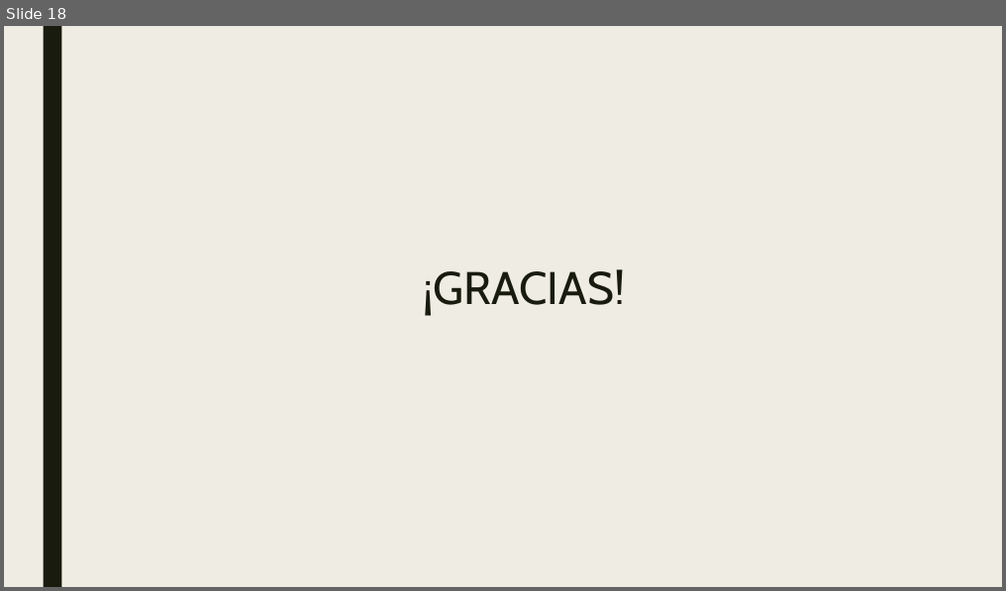
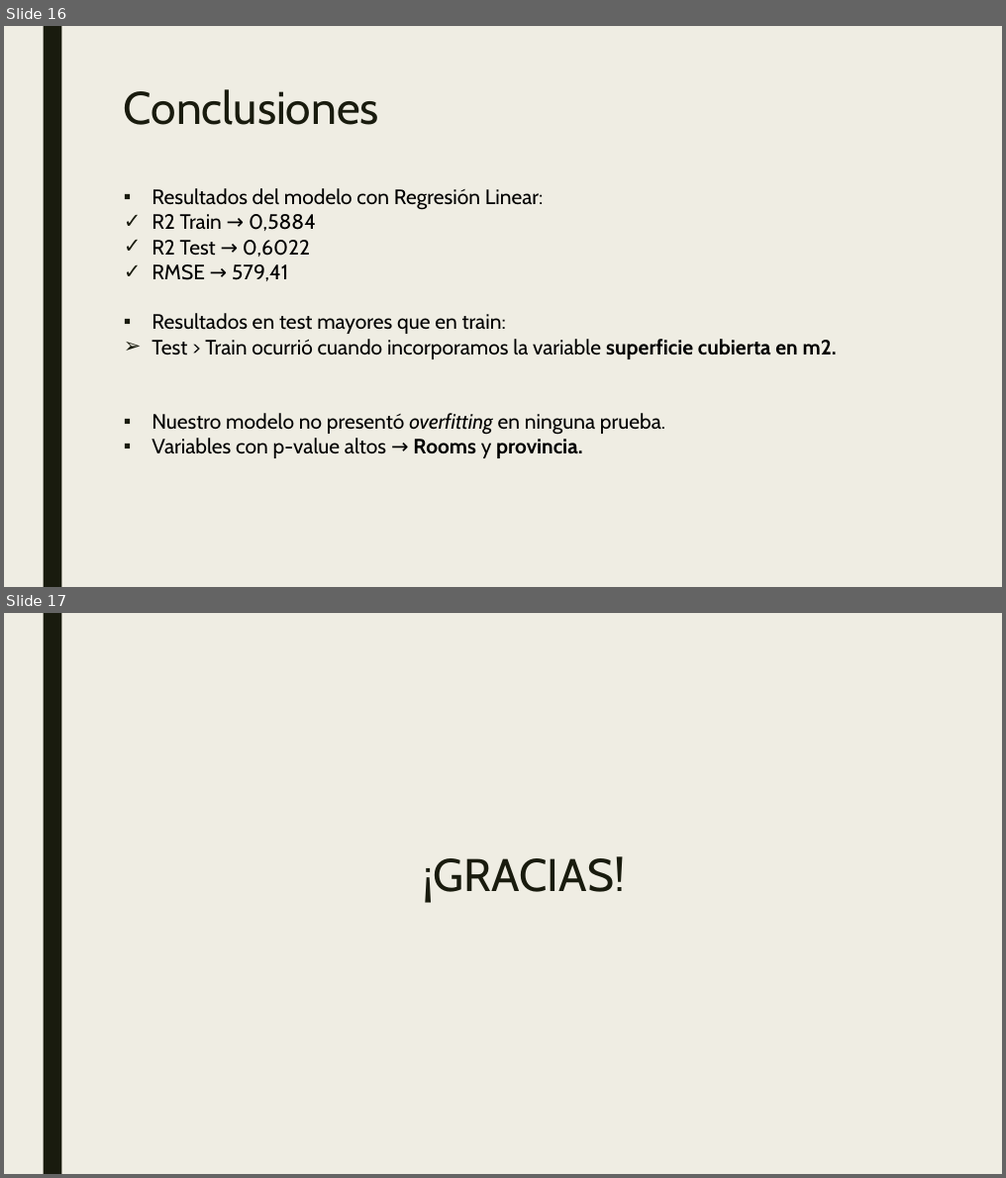
Before and after one commit to varelapablos/Desafio1-G3, a slide deck: Presentación - Desafio 2 - Regresión Lineal Properati.pptx. Shown one above the other, each under a label of ours: slide 18 before the commit, slides 16 and 17 after it. The pictures are 1006x591 and 1006x1178 pixels, drawn with LibreOffice and Linux fonts; fonts in the diff are those of the drawing. Boxes give left, top, right and bottom in pixels: in the first picture for what was removed or moved away, otherwise in the second. Text is boxed around its words. In the diff, an @@ line names an element or a change of style, - is before the commit and + after.

```diff
--- a/Presentación - Desafio 2 - Regresión Lineal Properati.pptx
+++ b/Presentación - Desafio 2 - Regresión Lineal Properati.pptx
@@ slide 16 added at (x1=4, y1=26, x2=1002, y2=587), background #EFEDE3; not listed: 1 template element that a slide beside it also shows @@
@@ title added at (x1=124, y1=89, x2=379, y2=125), 44 pt, text #191B0E @@
+Conclusiones
@@ text added at (x1=152, y1=188, x2=837, y2=459), 20 pt, text #000000 @@
+▪ Resultados del modelo con Regresión Linear:
+    ✓ R2 Train → 0,5884
+    ✓ R2 Test → 0,6022
+    ✓ RMSE → 579,41
+    ▪ Resultados en test mayores que en train:
+      ➢ Test > Train ocurrió cuando incorporamos la variable superficie cubierta en m2.
+    ▪ Nuestro modelo no presentó overfitting en ninguna prueba.
+    ▪ Variables con p-value altos → Rooms y provincia.
@@ what was slide 18 is now slide 17 @@
```
Also in this commit, not shown: 12 slides changed, 2 other slides added, 4 slides removed, 1 other file.
